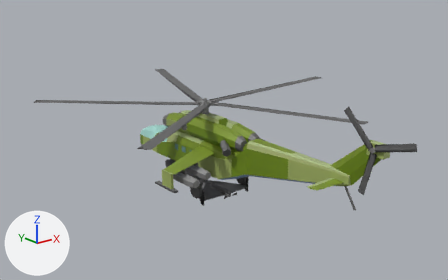
One commit to the glTF model assets/models/drones.glb: the scene before it, then after it.
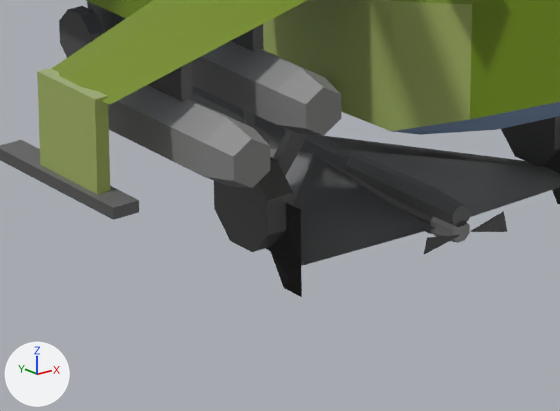
Each version appears first whole from a 50 mm lens placed at (-307.9, -409.9, 200.9), pointed at (-2.2, -27.8, 48.0), and next in a close-up on the part from 35% to 55% of the width and 57% to 80% of the height. Arrows for +X, +Y and +Z are at lower left; the lights stay in place. The older version's two pictures come first. Objects named as collision shapes, trigger or cutter boxes, shadow casters or lower levels of detail are left out. Where no turn or scale is listed for an object, it has been applied to the vertices.

Script lines for the objects in view, before the commit:
```python
ob_drones_100_lod0 = bpy.data.objects.new('drones_100_lod0', me_drones_100_lod0)
ob_drones_100_lod0.location = (0.0, 0.0, 0.0)
ob_drones_100_lod0_part1 = bpy.data.objects.new('drones_100_lod0_part1', me_drones_100_lod0_part1)
ob_drones_100_lod0_part1.location = (0.0, -34.0, 0.0)
ob_drones_102_lod0 = bpy.data.objects.new('drones_102_lod0', me_drones_102_lod0)
ob_drones_102_lod0.parent = ob_drones_102
ob_drones_102_lod0.location = (0.0, 0.0, 0.0)
# also in view: 'drones_101_lod0' at (0.0, 2.5, 1.8)
```
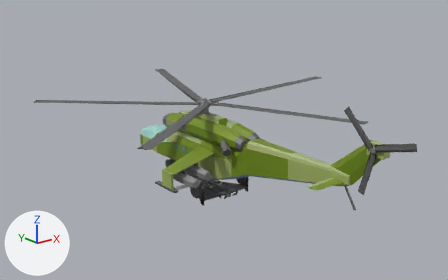
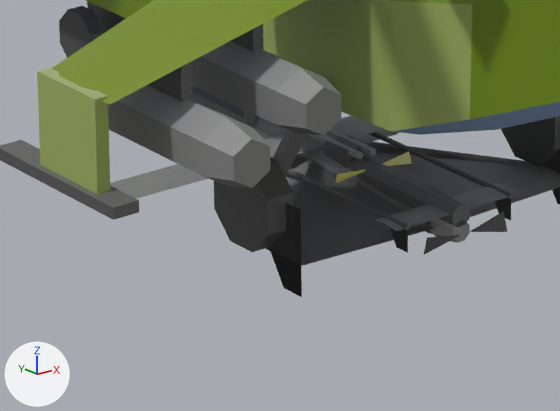
Where the change shows, as pixel boxes [x1, y1, x2, y2] in the close-ups (560 x 411 px):
'drones_103_lod0', added: after [110, 116, 520, 253]
    faces in mat_pal_231 (grey #909090): [110, 116, 520, 231]
    faces in mat_pal_236 (dark grey #646464): [289, 132, 512, 227]
    faces in mat_pal_237 (dark grey #5c5c5c): [288, 133, 509, 230]
    faces in mat_pal_235 (dark grey #6c6c6c): [375, 197, 511, 253]
    faces in mat_pal_232 (grey #888888): [255, 129, 376, 180]
'drones_103_lod0_part1', added: after [335, 151, 412, 183]
    faces in mat_pal_196 (yellow #e8e894): [382, 151, 412, 166]
    faces in mat_pal_197 (yellow #f4f080): [335, 169, 365, 183]
'drones_104_lod0', added (mostly hidden): after [356, 129, 400, 143]

The change, as a diff of the scene's bpy script:
```diff
--- a/assets/models/drones.glb.py
+++ b/assets/models/drones.glb.py
@@ me_drones_103_lod0_part1 @@
+me_drones_103_lod0_part1.from_pydata([(0.66, 0.0, 0.0), (6.55, 0.33, 0.82), (6.55, -0.33, -0.82), (0.66, 0.33, 0.0), (-0.66, 0.0, 0.0), (-6.55, 0.33, -0.82), (-6.55, -0.33, 0.82), (-0.66, 0.33, 0.0)], [], [(0, 1, 3), (1, 2, 3), (3, 2, 0), (2, 1, 0), (4, 5, 7), (5, 6, 7), (7, 6, 4), (6, 5, 4)])
+for i in [4, 5]: me_drones_103_lod0_part1.polygons[i].material_index = 1
+for i in [6, 7]: me_drones_103_lod0_part1.polygons[i].material_index = 2
+me_drones_103_lod0_part1.materials.append(mat_pal_196)  # yellow #e8e894
+me_drones_103_lod0_part1.materials.append(mat_pal_195)  # beige #e4e4a4
+me_drones_103_lod0_part1.materials.append(mat_pal_197)  # yellow #f4f080
@@ ob_drones_104_lod0 @@
+ob_drones_104_lod0 = bpy.data.objects.new('drones_104_lod0', me_drones_104_lod0)  # 126 vertices, 240 faces; spans x -16.4..16.4, y -10.8..9.5, z -1.6..3.3; in mat_pal_227 (grey #b4b4b4), mat_pal_226 (grey #bcbcbc), mat_pal_225 (light grey #c4c4c4), mat_pal_228 (grey #acacac), mat_pal_230 (grey #989898), mat_pal_229 (grey #a4a4a4), mat_pal_231 (grey #909090), mat_pal_237 (dark grey #5c5c5c), mat_pal_236 (dark grey #646464), mat_pal_235 (dark grey #6c6c6c), mat_pal_239 (dark grey #4c4c4c)
+ob_drones_104_lod0.location = (0.0, 0.0, 0.0)
@@ ob_drones_103_lod0_part1 @@
+ob_drones_103_lod0_part1 = bpy.data.objects.new('drones_103_lod0_part1', me_drones_103_lod0_part1)
+ob_drones_103_lod0_part1.location = (0.0, -13.8, 3.3)
@@ ob_drones_103_lod0 @@
+ob_drones_103_lod0 = bpy.data.objects.new('drones_103_lod0', me_drones_103_lod0)  # 220 vertices, 400 faces; spans x -34.4..34.4, y -32.8..17.2, z -3.2..5.5; in mat_pal_233 (grey #808080), mat_pal_232 (grey #888888), mat_pal_234 (grey #787878), mat_pal_235 (dark grey #6c6c6c), mat_pal_231 (grey #909090), mat_pal_236 (dark grey #646464), mat_pal_237 (dark grey #5c5c5c), mat_pal_239 (dark grey #4c4c4c), mat_pal_238 (dark grey #545454), mat_pal_228 (grey #acacac), mat_pal_229 (grey #a4a4a4), mat_pal_230 (grey #989898)
+ob_drones_103_lod0.location = (0.0, 0.0, 0.0)
```
